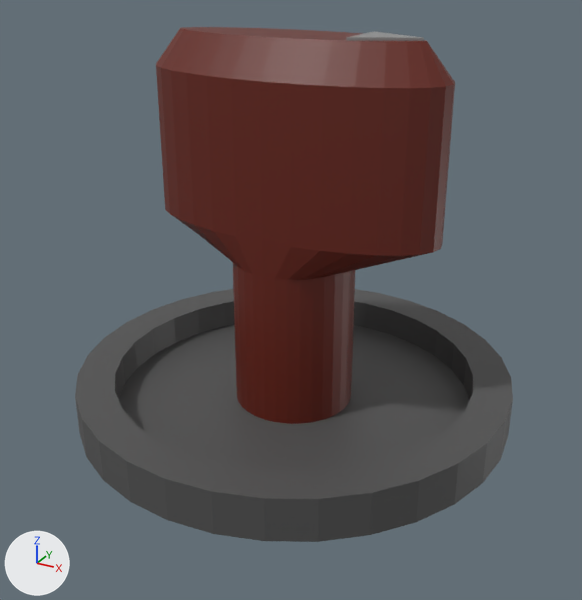
Renders of the FBX model Diplom/Assets/3dModels/Starter.fbx from each side of a commit.
One viewpoint serves both versions: a camera (50 mm lens) standing at (0.363, -0.667, 0.431) and looking at (0.01, -0.024, 0.11). The lights are fixed; the arrows at lower left show +X, +Y and +Z. Where no turn or scale is listed for an object, it has been applied to the vertices.

The scene before the commit, as lines of its bpy script (objects in view):
```python
me_cube_001 = bpy.data.meshes.new('Cube.001')
me_cube_001.from_pydata(...)  # 166 vertices, 135 faces; spans x -0.151..0.151, y -0.062..0.062, z -0.447..-0.069
me_cube_001.materials.append(mat_material_001)  # picture img_low_poly__pallet_png
me_cylinder = bpy.data.meshes.new('Cylinder')
me_cylinder.from_pydata(...)  # 128 vertices, 98 faces; spans x -0.226..0.226, y -0.226..0.226, z -0.022..0.022
me_cylinder.materials.append(mat_material_001)  # picture img_low_poly__pallet_png
ob_cube = bpy.data.objects.new('Cube', me_cube_001)
ob_cube.location = (0.0, 0.0, 0.431)
ob_cylinder = bpy.data.objects.new('Cylinder', me_cylinder)
ob_cylinder.location = (0.0, 0.0, 0.0)
```
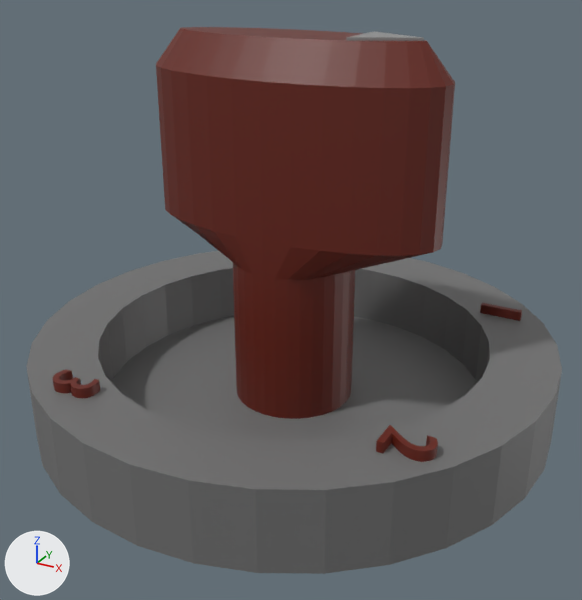
Scene script edits in JSON lines:
```json
{"op": "add", "block": "me_cylinder_001", "code": ["me_cylinder_001 = bpy.data.meshes.new('Cylinder.001')", "me_cylinder_001.from_pydata(...)  # 800 vertices, 1094 faces; spans x -1.0..1.0, y -1.0..1.0, z -12.68..1.0", "me_cylinder_001.materials.append(mat_material_001)  # picture img_low_poly__pallet_png"]}
{"op": "remove", "block": "ob_cylinder", "code": ["ob_cylinder = bpy.data.objects.new('Cylinder', me_cylinder)", "ob_cylinder.location = (0.0, 0.0, 0.0)"]}
{"op": "add", "block": "ob_body", "code": ["ob_body = bpy.data.objects.new('Body', me_cylinder_001)", "ob_body.location = (0.0, 0.0, -0.012)", "ob_body.rotation_euler = (0.0, 0.0, 3.142)  # degrees (0, 0, 180)", "ob_body.scale = (-0.268, -0.268, -0.00655)"]}
```

Boxes (x1, y1, x2, y2) around the edits, measured in the pictures (582 x 600 px):
```json
{"object": "Body", "change": "added", "after": [26, 251, 562, 574]}
{"object": "Cylinder", "change": "deleted", "before": [75, 289, 513, 542]}
```
